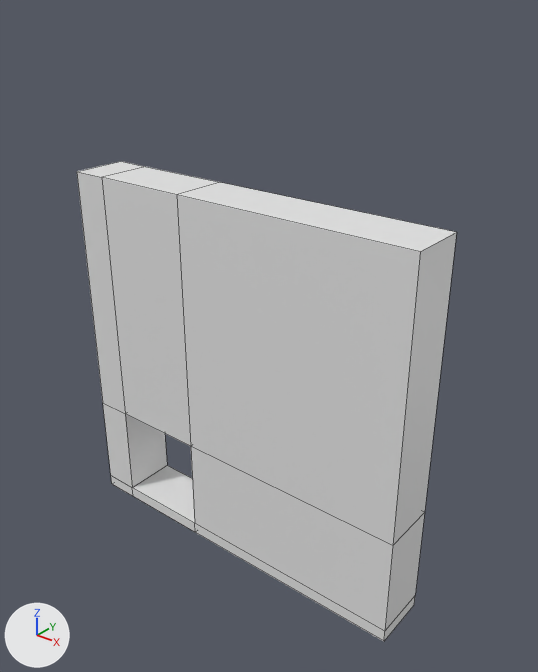
A saved change to the FBX model Assets/Art/Models/Modular Vent Wall Left.fbx.
Rendered twice from a 50 mm camera at (-4.47, -3.82, 4.39) aimed at (-7.61, 0.1, 1.95). Lighting does not change. The marker at lower left points along +X, +Y and +Z. Mesh edges are drawn as thin lines. Where no turn or scale is listed for an object, it has been applied to the vertices.

Names of what the first picture shows: 'Vent Wall.002'.
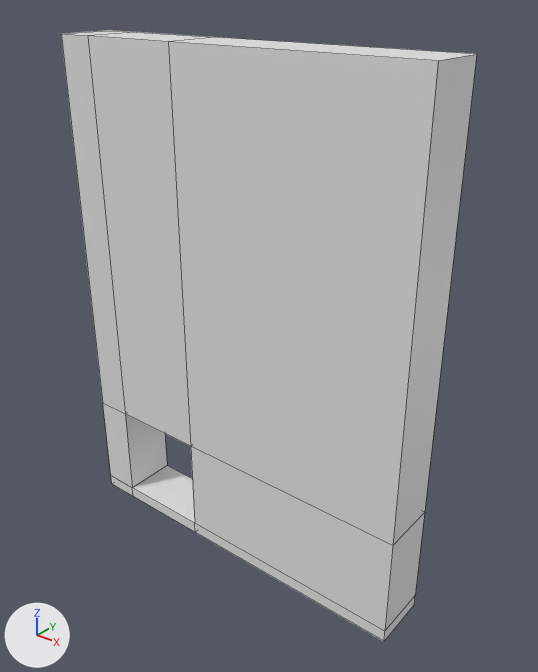
The newer file is also turned or shifted as a whole; pictures and numbers use the older file's frame.

Patch to the scene script:
```diff
--- a/Assets/Art/Models/Modular Vent Wall Left.fbx.py
+++ b/Assets/Art/Models/Modular Vent Wall Left.fbx.py
@@ me_cube_012 @@
 me_cube_012.from_pydata(...)  # 32 vertices, 32 faces; spans x -1.5..1.5, y -0.22..0.23, z 0.0..3.0
 # used by ob_vent_wall_002; location = (-7.773, 0.0, 0.0)
 # before: 1 (-1.5, -0.22, 3.0) at pixel (76, 171), 3 (-1.5, 0.23, 3.0) at pixel (120, 161), 5 (1.5, -0.22, 3.0) at pixel (420, 251), 7 (1.5, 0.23, 3.0) at pixel (456, 232), 10 (-1.2, 0.23, 3.0) at pixel (145, 166)
 # before: 11 (-0.4, 0.23, 3.0) at pixel (220, 182), 14 (-0.4, -0.22, 3.0) at pixel (176, 194), 15 (-1.2, -0.22, 3.0) at pixel (101, 177)
+# me_cube_012 part 1
+for i in [1, 3, 5, 7, 10, 11, 14, 15]: me_cube_012.vertices[i].co += Vector((0.0, 0.0, 1.0))
```

Boxes [x1, y1, x2, y2] around the edits, measured in the pictures (538 x 672 px; the box of a moved part takes in the faces that stretch with it):
'Vent Wall.002', reshaped (9% wider, 27% taller)
    before: [77, 161, 457, 641]
    after: [61, 30, 477, 641]
part 1 of me_cube_012, moved or reshaped
    before: [77, 161, 457, 254]
    after: [61, 30, 477, 254]
